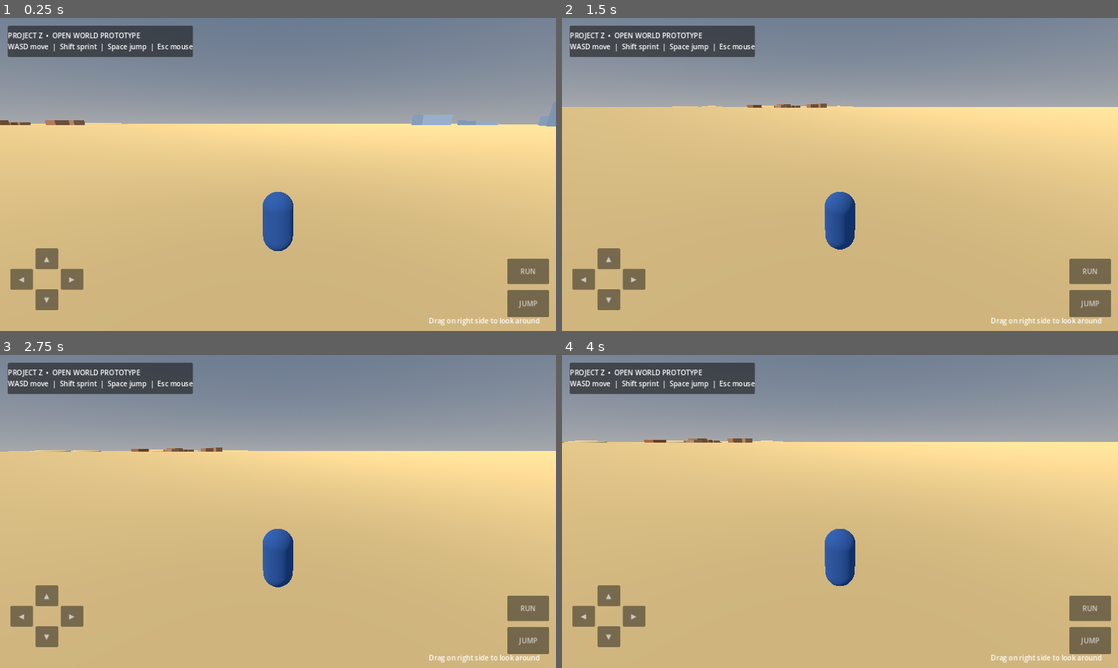
Above: before the commit, frames 1-4 (two rows, left to right).
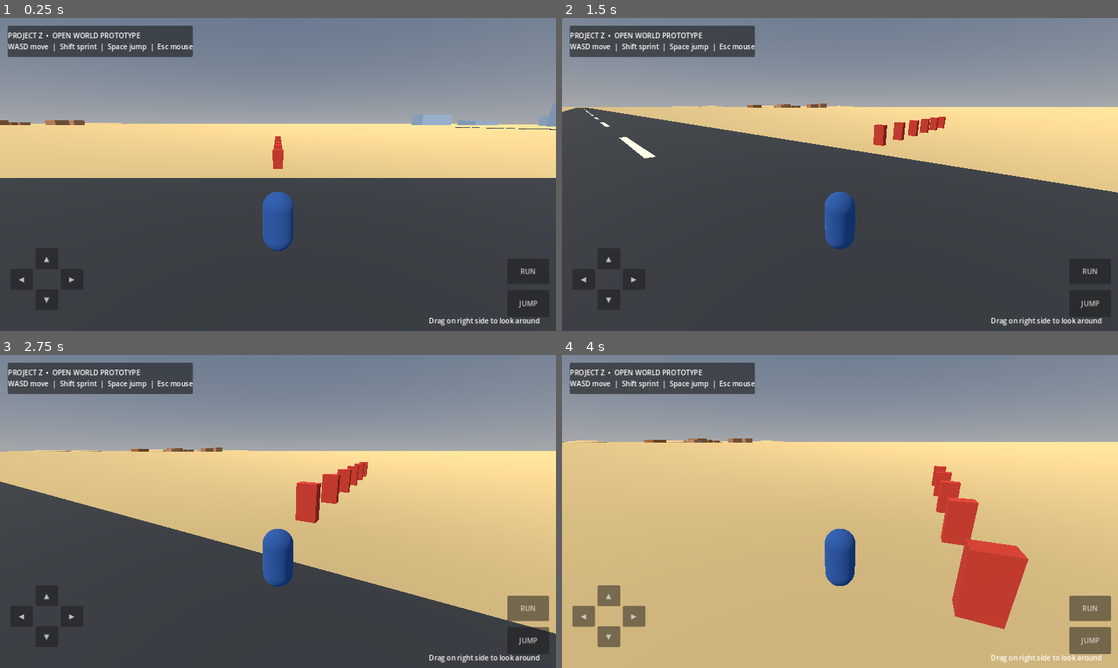
Above: after the commit, the same moments.

Repository: gyarasigujjar57-ops/ProjectZ-OpenWorld
Game: Godot game, scene res://scenes/Main.tscn
Same seed, same stepped clock (60 frames per second), same inputs: the game is played once before the commit and once after it.
Inputs (mouse positions are in pixels of both pictures, inside the frame that each line leads up to):
- Up to frame 1 (0.25 s): no input
- Up to frame 2 (1.5 s): tap Enter (ui_accept) at 0.5, 0.77 s; move the mouse to (962, 158) at 0.52 s; hold Right (ui_right) 0.53-1.28 s; hold Shift 0.53-1.28 s; click (962, 158) at 0.67 s; move the mouse to (812, 174) at 1.27 s; hold Up (ui_up) from 1.28 s (still down); tap Shift at 1.35 s
- Up to frame 3 (2.75 s): keep holding Up (ui_up); tap Enter (ui_accept) at 1.52 s; move the mouse to (289, 505) at 2.02 s; hold Shift from 2.03 s (still down)
- Up to frame 4 (4 s): keep holding Up (ui_up); move the mouse to (834, 517) at 2.77 s; release Shift at 2.78 s; tap Shift at 2.85 s; tap Enter (ui_accept) at 3.02, 3.77 s; move the mouse to (878, 514) at 3.52 s; hold Shift from 3.53 s (still down)

The runs differ from the first frame. In frame 1, 48% of the frame differs, in the area x 0-100%, y 34-100%; in frame 2, 58%, in the area x 0-100%, y 28-100%; in frame 3, 36%; in frame 4, 4.1%.

Commit message:
Add road network and target practice area

Diff:
--- a/scripts/main.gd
+++ b/scripts/main.gd
@@ -8,6 +8,8 @@
 	_make_environment()
 	_make_ground()
 	_make_regions()
+	_make_roads()
+	_make_targets()
 	_make_player()
 	_make_ui()
 
@@ -105,3 +107,62 @@
 	ui_label = Label.new()
 	ui_label.text = "PROJECT Z  •  OPEN WORLD PROTOTYPE\nWASD move  |  Shift sprint  |  Space jump  |  Esc mouse"
 	panel.add_child(ui_label)
+
+
+func _make_roads() -> void:
+	_add_road("Desert Highway", Vector3(-400, 0.08, 0), Vector3(1800, 0.16, 26), Color(0.16, 0.17, 0.18))
+	_add_road("City Boulevard", Vector3(950, 0.09, -450), Vector3(900, 0.18, 24), Color(0.13, 0.14, 0.15))
+	_add_road("Industrial Road", Vector3(900, 0.09, 1050), Vector3(700, 0.18, 22), Color(0.15, 0.16, 0.17))
+	_add_road("Cross Road", Vector3(250, 0.09, 200), Vector3(24, 0.18, 1050), Color(0.16, 0.17, 0.18))
+
+func _add_road(label: String, center: Vector3, span: Vector3, color: Color) -> void:
+	var road := MeshInstance3D.new()
+	road.name = label
+	var mesh := BoxMesh.new()
+	mesh.size = span
+	road.mesh = mesh
+	road.position = center
+	var mat := StandardMaterial3D.new()
+	mat.albedo_color = color
+	mat.roughness = 0.95
+	road.material_override = mat
+	add_child(road)
+	# Broken white centre markings help the player read the road direction.
+	if span.x > span.z:
+		for x in range(-int(span.x / 2) + 20, int(span.x / 2), 42):
+			_add_road_mark(Vector3(center.x + x, center.y + 0.1, center.z), Vector3(18, 0.04, 0.7))
+	else:
+		for z in range(-int(span.z / 2) + 20, int(span.z / 2), 42):
+			_add_road_mark(Vector3(center.x, center.y + 0.1, center.z + z), Vector3(0.7, 0.04, 18))
+
+func _add_road_mark(at: Vector3, span: Vector3) -> void:
+	var mark := MeshInstance3D.new()
+	var mesh := BoxMesh.new()
+	mesh.size = span
+	mark.mesh = mesh
+	mark.position = at
+	var mat := StandardMaterial3D.new()
+	mat.albedo_color = Color(0.88, 0.86, 0.73)
+	mark.material_override = mat
+	add_child(mark)
+
+func _make_targets() -> void:
+	for i in range(6):
+		var target := StaticBody3D.new()
+		target.name = "PracticeTarget_%02d" % (i + 1)
+		target.position = Vector3(0, 1.1, -18 - i * 5)
+		target.set_script(load("res://scripts/target.gd"))
+		var collision := CollisionShape3D.new()
+		var shape := BoxShape3D.new()
+		shape.size = Vector3(1.2, 2.2, 0.7)
+		collision.shape = shape
+		target.add_child(collision)
+		var visual := MeshInstance3D.new()
+		var mesh := BoxMesh.new()
+		mesh.size = Vector3(1.2, 2.2, 0.7)
+		visual.mesh = mesh
+		var mat := StandardMaterial3D.new()
+		mat.albedo_color = Color(0.72, 0.18, 0.12)
+		visual.material_override = mat
+		target.add_child(visual)
+		add_child(target)
